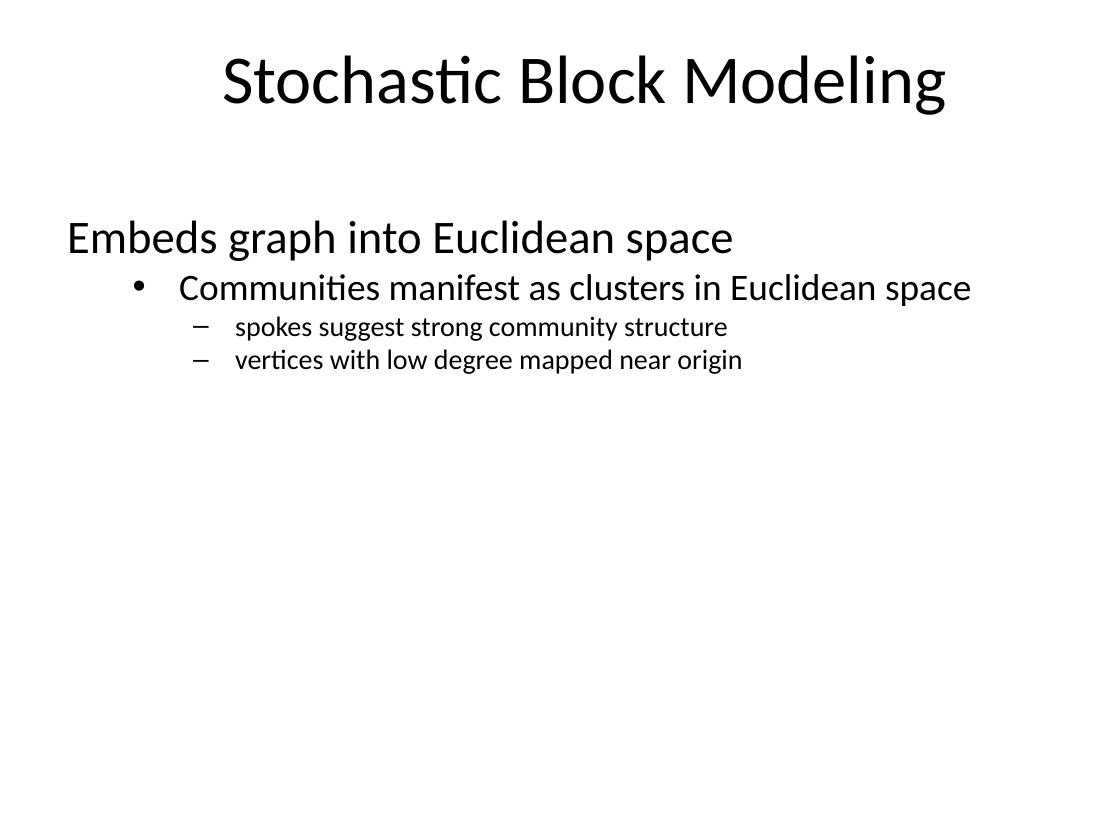
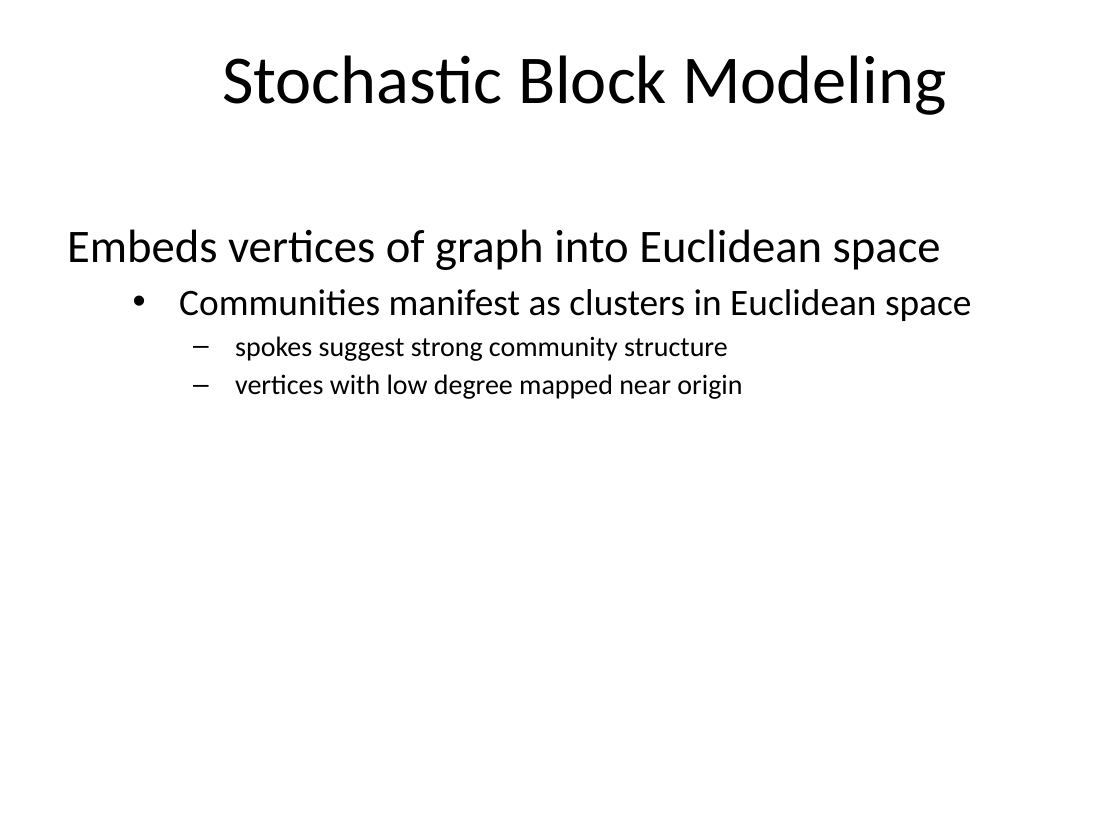
Before and after one commit to alexgittens/XDataUSPTOHackathon, a slide deck: slide 8 of XDATA_Sep2016_klevin_slides.pptx (slide 6 before the commit). Drawn at 1120x840 pixels with LibreOffice and Linux fonts; fonts in the diff are those of the drawing; background and template pictures are left out. Boxes give left, top, right and bottom in pixels: in the first picture for what was removed or moved away, otherwise in the second. Text is boxed around its words. In the diff, an @@ line names an element or a change of style, - is before the commit and + after.

```diff
--- a/XDATA_Sep2016_klevin_slides.pptx
+++ b/XDATA_Sep2016_klevin_slides.pptx
@@ text at box(67, 229, 941, 270): text changed @@
-Embeds graph into Euclidean space
+Embeds vertices of graph into Euclidean space
@@ text at box(179, 289, 971, 399): line spacing 1 to 1.15 @@
```
Also in this commit, not shown: 8 other slides changed, 2 slides added.
